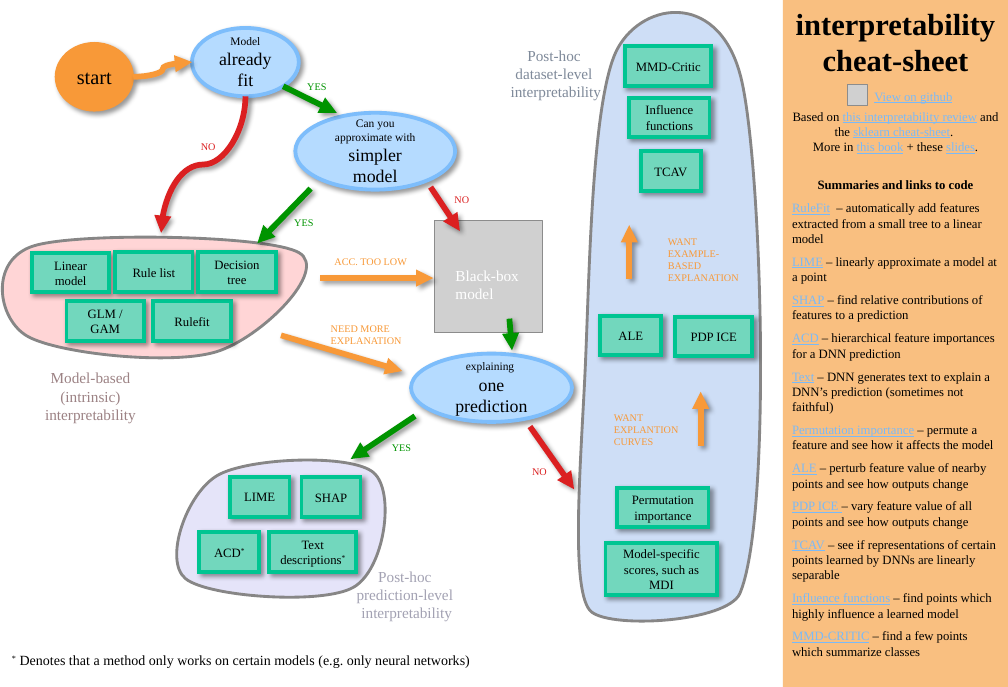
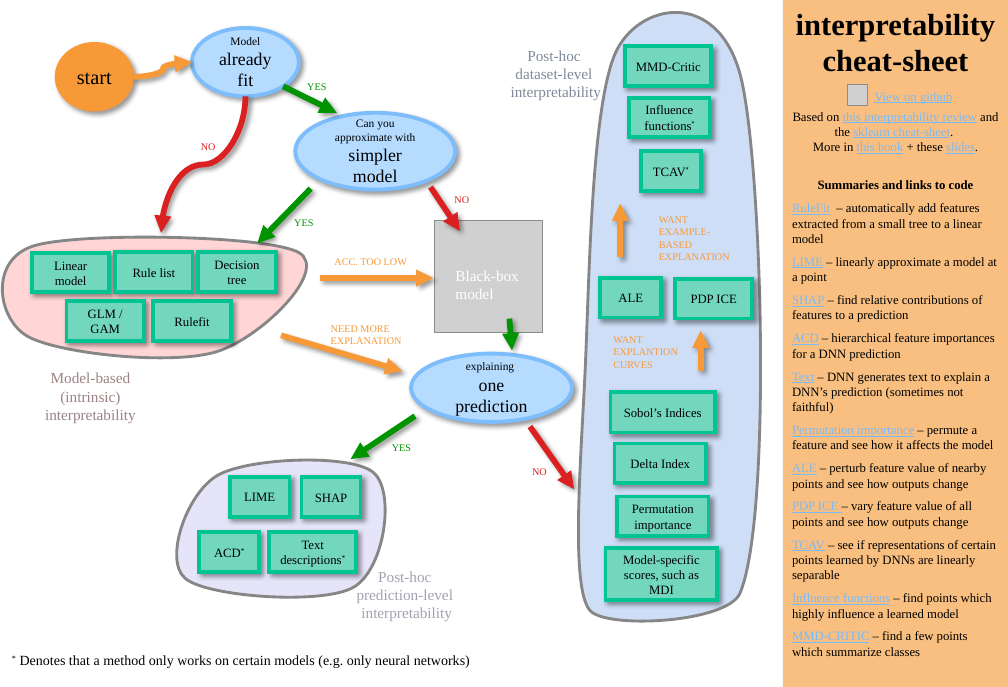
Before and after one commit to csinva/csinva.github.io, a slide deck: slide 1 of _notes/cheat_sheets/interp.pptx. Drawn at 1008x687 pixels with LibreOffice and Linux fonts; fonts in the diff are those of the drawing; grey boxes stand for pictures. Boxes give left, top, right and bottom in pixels: in the first picture for what was removed or moved away, otherwise in the second. Text is boxed around its words. In the diff, an @@ line names an element or a change of style, - is before the commit and + after.

Commit message:
add interp workshop slides

```diff
--- a/_notes/cheat_sheets/interp.pptx
+++ b/_notes/cheat_sheets/interp.pptx
@@ text in rectangle at [644,105,693,130]: text changed @@
-Influence functions
+Influence functions*
@@ text in rectangle at [653,167,686,176]: text changed @@
-TCAV
+TCAV*
@@ arrow moved from (630, 279) - (630, 225) to (620, 257) - (620, 203) @@
@@ text "WANT EXAMPLE-BASED EXPLANATION": place and size @@
-text "WANT EXAMPLE-BASED EXPLANATION" at [668,238,739,281]
+text "WANT EXAMPLE-BASED EXPLANATION" at [659,216,730,260]
@@ rectangle "ALE": place and size @@
-rectangle "ALE" at [600,316,662,356]
+rectangle "ALE" at [600,279,662,318]
@@ rectangle "PDP ICE": place and size @@
-rectangle "PDP ICE" at [675,317,752,356]
+rectangle "PDP ICE" at [675,279,752,319]
@@ text "WANT": place and size @@
-text "WANT" at [614,414,679,445]
+text "WANT" at [613,336,678,368]
@@ arrow moved from (701, 446) - (701, 392) to (701, 371) - (701, 331) @@
@@ rectangle added at [610,392,715,433], fill #72D7BD, outline #00C592 3 pt, 10 pt, text #000000 @@
+Sobol’s Indices
@@ rectangle added at [615,444,707,483], fill #72D7BD, outline #00C592 3 pt, 10 pt, text #000000 @@
+Delta Index
@@ rectangle "Permutation importance": place and size @@
-rectangle "Permutation importance" at [617,488,708,527]
+rectangle "Permutation importance" at [617,497,708,536]
@@ rectangle "Model-specific scores, such as MDI": place and size @@
-rectangle "Model-specific scores, such as MDI" at [606,543,718,596]
+rectangle "Model-specific scores, such as MDI" at [606,549,718,601]
```
Also in this commit, not shown: 29 other files.
